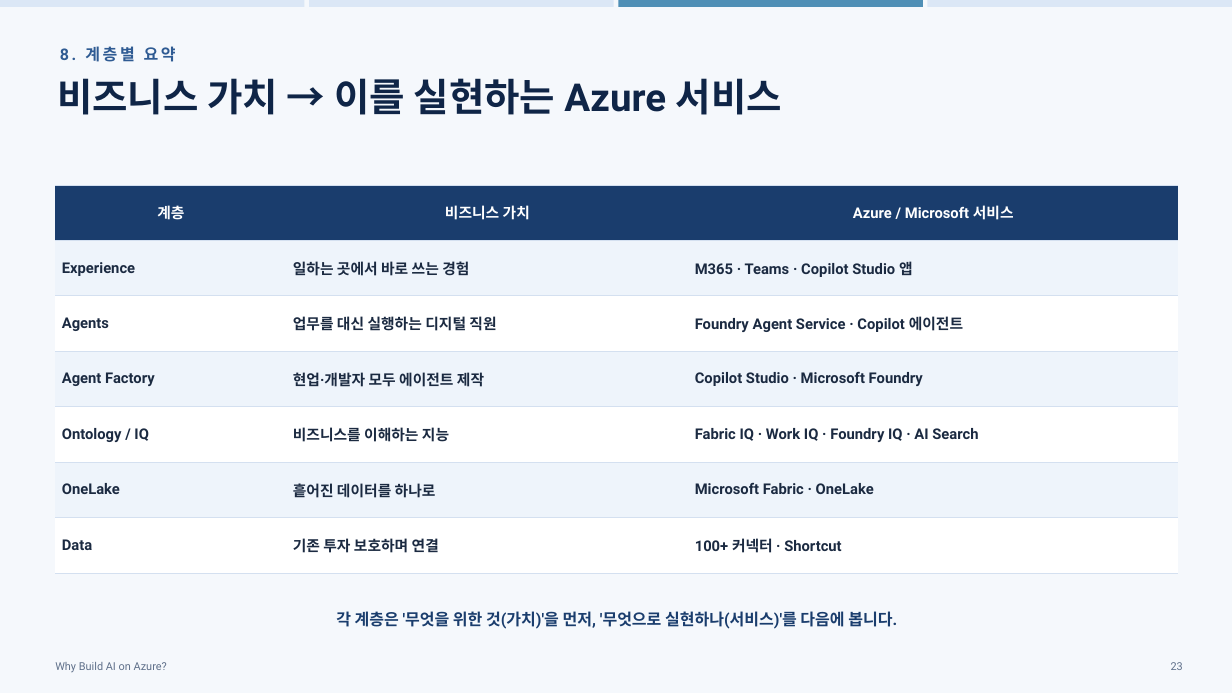
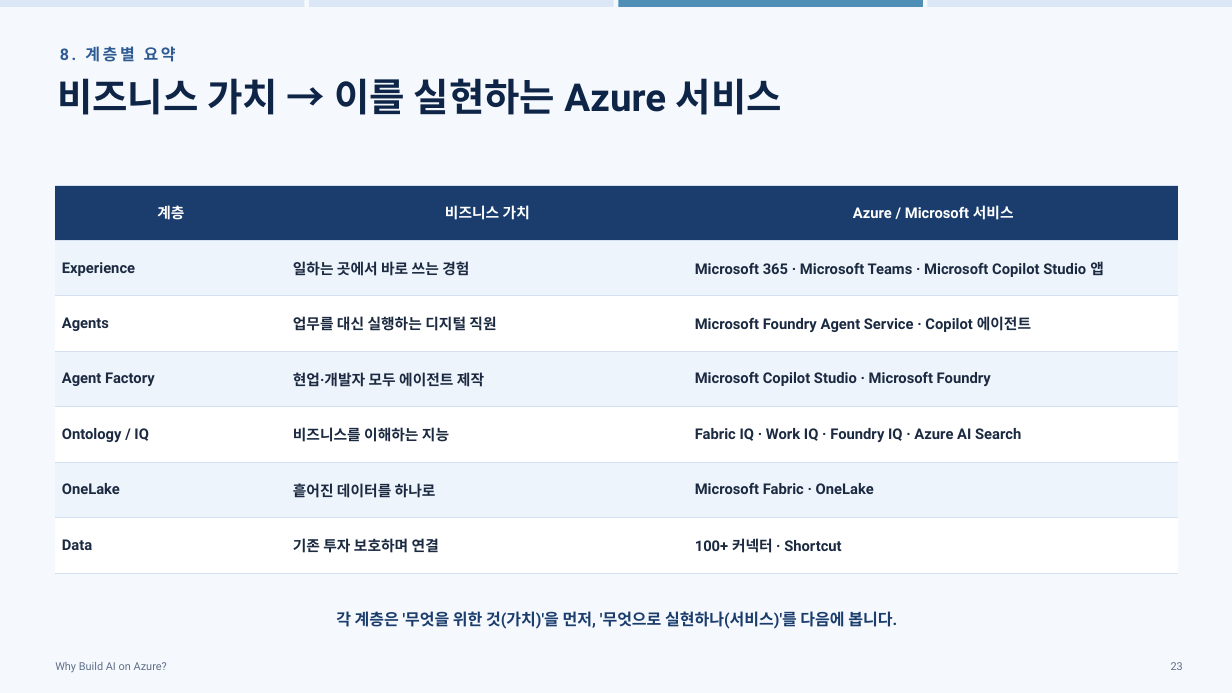
Before and after one commit to hijigoo/why-build-ai-on-azure, a slide deck: slide 23 of PROD-why-build-ai-on-azure.pptx. Drawn at 1232x693 pixels with LibreOffice and Linux fonts; fonts in the diff are those of the drawing. Boxes give left, top, right and bottom in pixels: in the first picture for what was removed or moved away, otherwise in the second. Text is boxed around its words. In the diff, an @@ line names an element or a change of style, - is before the commit and + after.

```diff
--- a/PROD-why-build-ai-on-azure.pptx
+++ b/PROD-why-build-ai-on-azure.pptx
@@ table at (55, 185, 1178, 557) @@
-row 2, column 3: M365 · Teams · Copilot Studio 앱
+row 2, column 3: Microsoft 365 · Microsoft Teams · Microsoft Copilot Studio 앱
-row 3, column 3: Foundry Agent Service · Copilot 에이전트
+row 3, column 3: Microsoft Foundry Agent Service · Copilot 에이전트
-row 4, column 3: Copilot Studio · Microsoft Foundry
+row 4, column 3: Microsoft Copilot Studio · Microsoft Foundry
-row 5, column 3: Fabric IQ · Work IQ · Foundry IQ · AI Search
+row 5, column 3: Fabric IQ · Work IQ · Foundry IQ · Azure AI Search
```
Also in this commit, not shown: 17 other slides changed, 1 other file.
